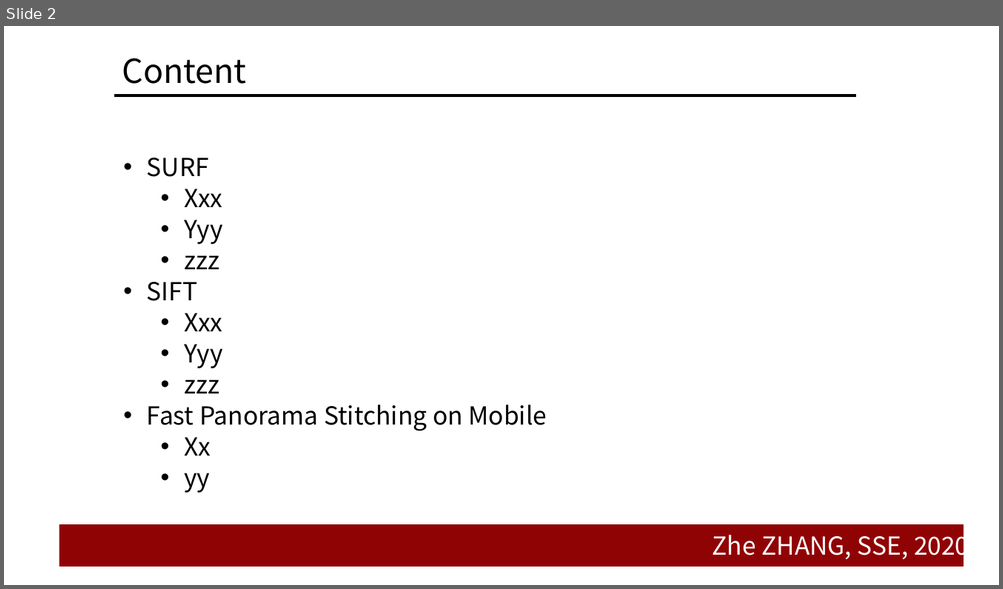
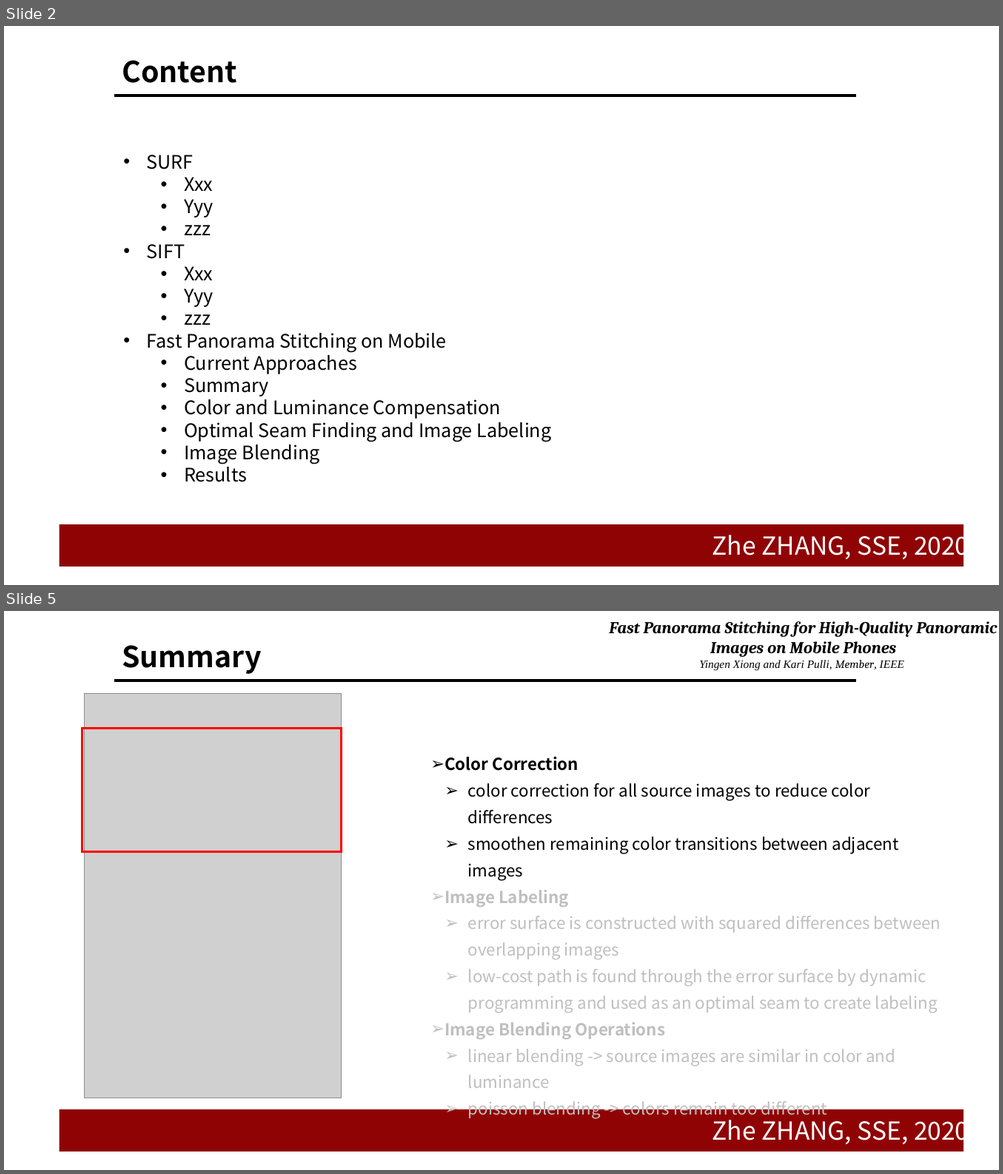
Before and after one commit to doubleZ0108/Panorama-Stitching, a slide deck: Panorama-Stitching-on-Mobile/pre/pre.pptx. Shown one above the other, each under a label of ours: slide 2 before the commit, slides 2 and 5 after it; the slides between them are not shown. The pictures are 1003x589 and 1003x1174 pixels, drawn with LibreOffice and Linux fonts; fonts in the diff are those of the drawing; grey boxes stand for pictures; background and template pictures are left out. Boxes give left, top, right and bottom in pixels: in the first picture for what was removed or moved away, otherwise in the second. Text is boxed around its words. In the diff, an @@ line names an element or a change of style, - is before the commit and + after.

Commit message:
:page_facing_up:finish mobile pre

```diff
--- a/Panorama-Stitching-on-Mobile/pre/pre.pptx
+++ b/Panorama-Stitching-on-Mobile/pre/pre.pptx
@@ slide 5 added at (4,611,999,1170), background #FFFFFF; not listed: 3 template elements that a slide beside it also shows @@
@@ text added at (609,621,996,670), 16 pt, text #000000, bold, italic @@
+Fast Panorama Stitching for High-Quality Panoramic Images on Mobile Phones
+Yingen Xiong and Kari Pulli, Member, IEEE
@@ title added at (122,645,262,674), 28 pt, text #000000, bold @@
+Summary
@@ picture added at (84,694,341,1099) @@
@@ rectangle added at (82,728,342,852), outline #FF0000 2 pt @@
@@ text added at (444,757,941,1119), 16 pt, text #BFBFBF @@
+➢ Color Correction
+  ➢ color correction for all source images to reduce color differences
+  ➢ smoothen remaining color transitions between adjacent images
+➢ Image Labeling
+  ➢ error surface is constructed with squared differences between overlapping images
+  ➢ low-cost path is found through the error surface by dynamic programming and used as an optimal seam to create labeling
+➢ Image Blending Operations
+  ➢ linear blending -> source images are similar in color and luminance
+  ➢ poisson blending -> colors remain too different
@@ slide 2 changed as well @@
@@ title "Content" at (122,60,237,83): size 32 to 28 pt, bold on @@
@@ text at (147,155,447,352): size 24 to 18 pt in "SURF", "Xxx", "Yyy", "zzz" and 5 more places; line spacing 30pt to 1 @@
@@ text at (184,351,551,483): text changed; size 24 to 18 pt; font Noto Sans CJK JP to Noto Sans CJK SC @@
-  • Xx
-  • yy
+  • Current Approaches
+  • Summary
+  • Color and Luminance Compensation
+  • Optimal Seam Finding and Image Labeling
+  • Image Blending
+  • Results
```
Also in this commit, not shown: 1 other slide changed, 14 other slides added, 3 other files.
